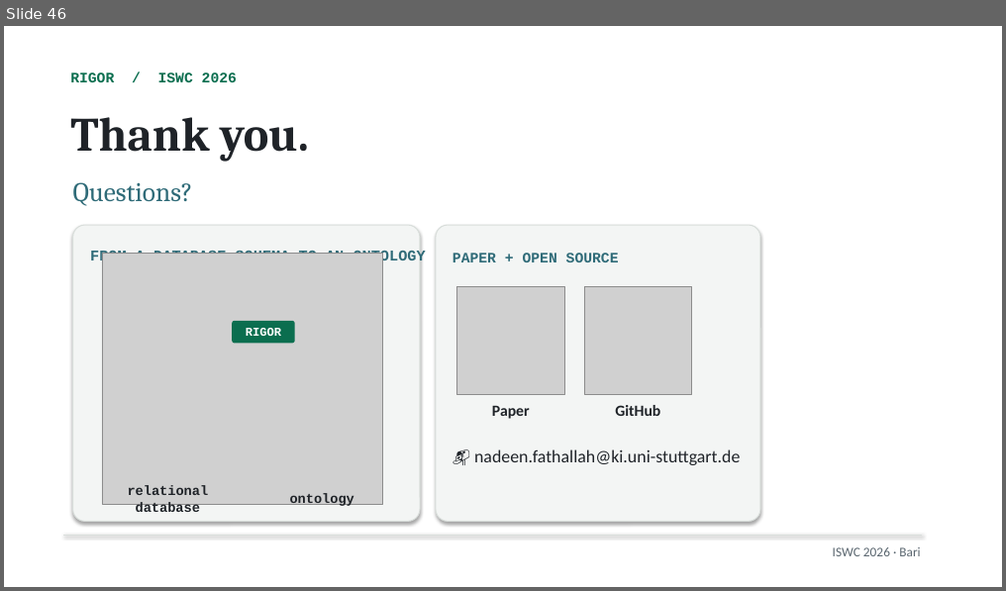
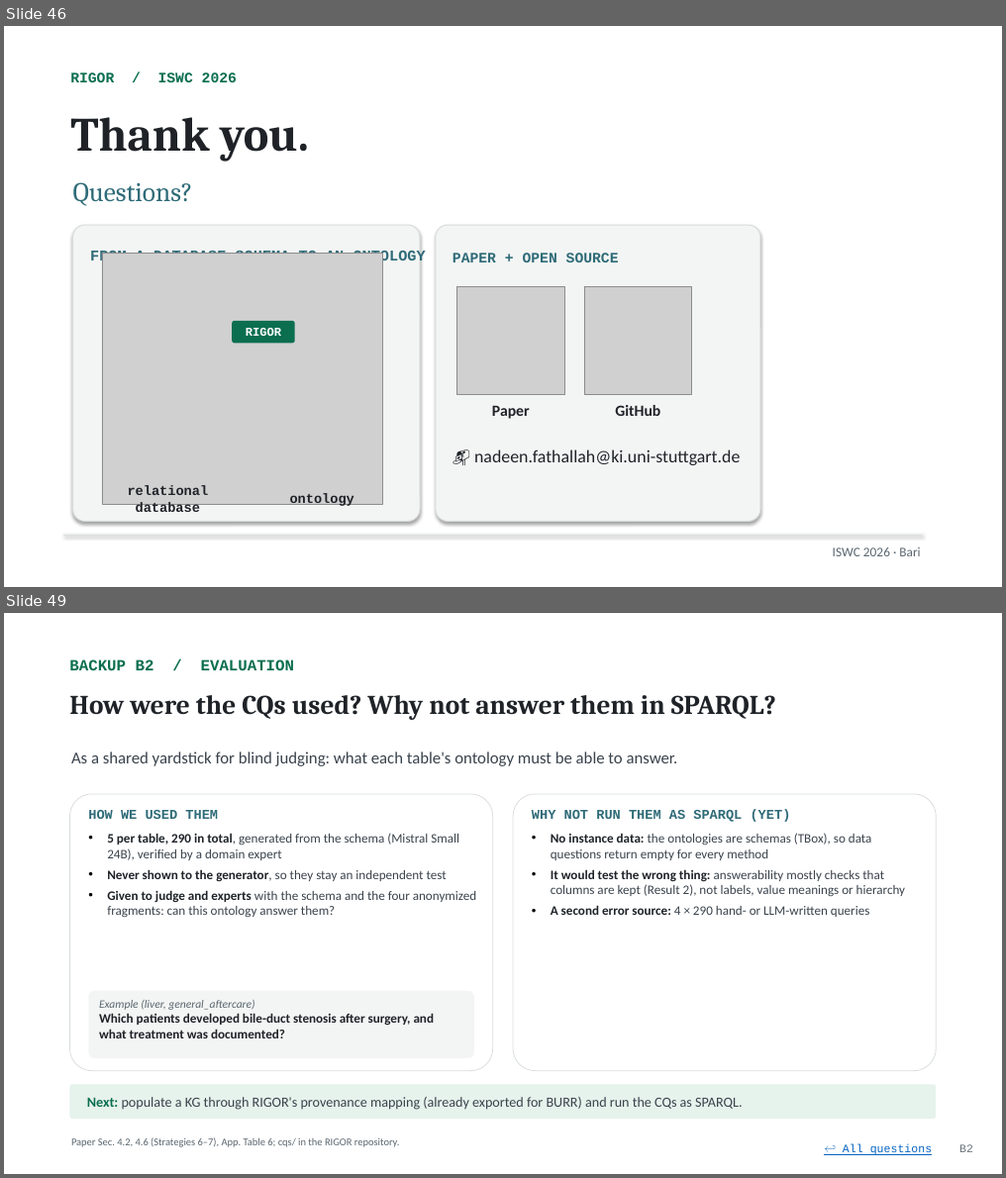
Before and after one commit to NadeenAhmad/rigor_private, a slide deck: presentation/RIGOR_ISWC2026_final.pptx. Shown one above the other, each under a label of ours: slide 46 before the commit, slides 46 and 49 after it; the slides between them are not shown. The pictures are 1006x591 and 1006x1178 pixels, drawn with LibreOffice and Linux fonts; fonts in the diff are those of the drawing; grey boxes stand for pictures. Boxes give left, top, right and bottom in pixels: in the first picture for what was removed or moved away, otherwise in the second. Text is boxed around its words. In the diff, an @@ line names an element or a change of style, - is before the commit and + after.

```diff
--- a/presentation/RIGOR_ISWC2026_final.pptx
+++ b/presentation/RIGOR_ISWC2026_final.pptx
@@ slide 49 added at (x1=4, y1=613, x2=1002, y2=1174), background #FFFFFF @@
@@ text added at (x1=69, y1=660, x2=294, y2=670), 15 pt, text #0B6E4F, bold @@
+BACKUP B2 / EVALUATION
@@ text added at (x1=69, y1=695, x2=776, y2=720), 26 pt, text #1F2328, bold @@
+How were the CQs used? Why not answer them in SPARQL?
@@ text added at (x1=71, y1=752, x2=678, y2=766), 16 pt, text #3A434C @@
+As a shared yardstick for blind judging: what each table's ontology must be able to answer.
@@ rounded rectangle added at (x1=70, y1=794, x2=493, y2=1071), fill #FFFFFF, outline #D9DEDB 0.75 pt @@
@@ text added at (x1=88, y1=810, x2=218, y2=819), 13 pt, text #2F6B78, bold @@
+HOW WE USED THEM
@@ rounded rectangle added at (x1=513, y1=794, x2=936, y2=1071), fill #FFFFFF, outline #D9DEDB 0.75 pt @@
@@ text added at (x1=532, y1=809, x2=791, y2=822), 13 pt, text #2F6B78, bold @@
+WHY NOT RUN THEM AS SPARQL (YET)
@@ text added at (x1=107, y1=833, x2=476, y2=918), 12.5 pt, text #3A434C @@
+• 5 per table, 290 in total, generated from the schema (Mistral Small 24B), verified by a domain expert
+• Never shown to the generator, so they stay an independent test
+• Given to judge and experts with the schema and the four anonymized fragments: can this ontology answer them?
@@ text added at (x1=550, y1=833, x2=905, y2=917), 12.5 pt, text #3A434C @@
+• No instance data: the ontologies are schemas (TBox), so data questions return empty for every method
+• It would test the wrong thing: answerability mostly checks that columns are kept (Result 2), not labels, value meanings or hierarchy
+• A second error source: 4 × 290 hand- or LLM-written queries
@@ rounded rectangle added at (x1=88, y1=991, x2=474, y2=1059), fill #F3F5F4, 12.5 pt, text #1F2328, bold @@
+Example (liver, general_aftercare)
+Which patients developed bile-duct stenosis after surgery, and what treatment was documented?
@@ rounded rectangle added at (x1=70, y1=1084, x2=936, y2=1119), fill #E6F2EC, 13.5 pt, text #3A434C @@
+Next: populate a KG through RIGOR's provenance mapping (already exported for BURR) and run the CQs as SPARQL.
@@ text added at (x1=71, y1=1138, x2=400, y2=1148), 10 pt, text #5B6770 @@
+Paper Sec. 4.2, 4.6 (Strategies 6–7), App. Table 6; cqs/ in the RIGOR repository.
@@ text added at (x1=843, y1=1145, x2=932, y2=1156), 11 pt, text #0563C1, underline @@
+↩ All questions
@@ text added at (x1=959, y1=1145, x2=973, y2=1153), 11 pt, text #6B747B @@
+B2
```
Also in this commit, not shown: 14 other slides added, 3 other files.
